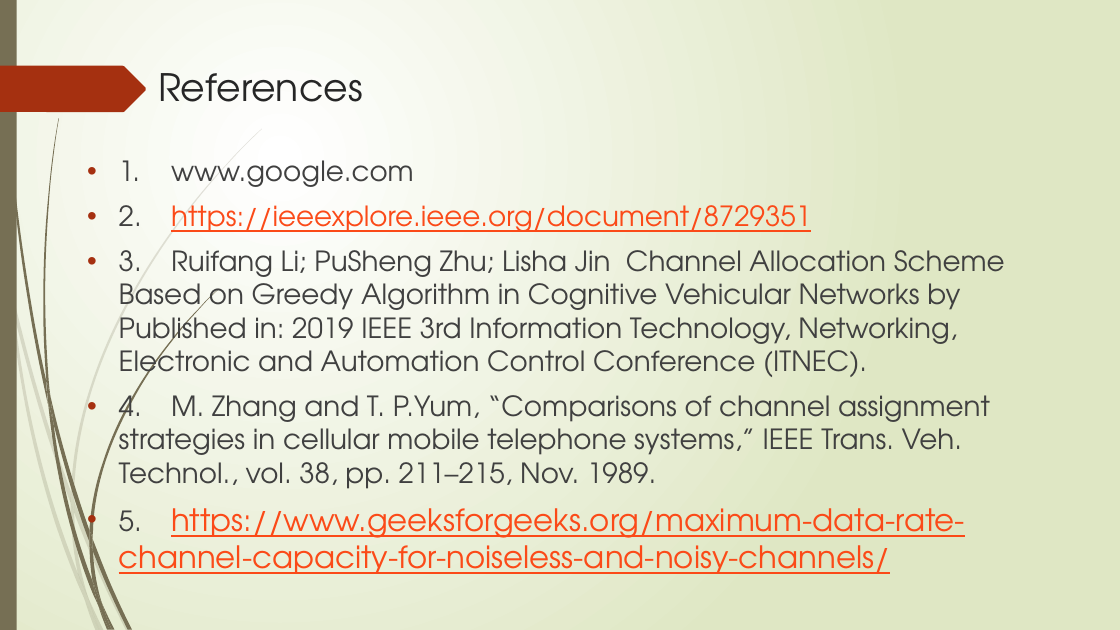
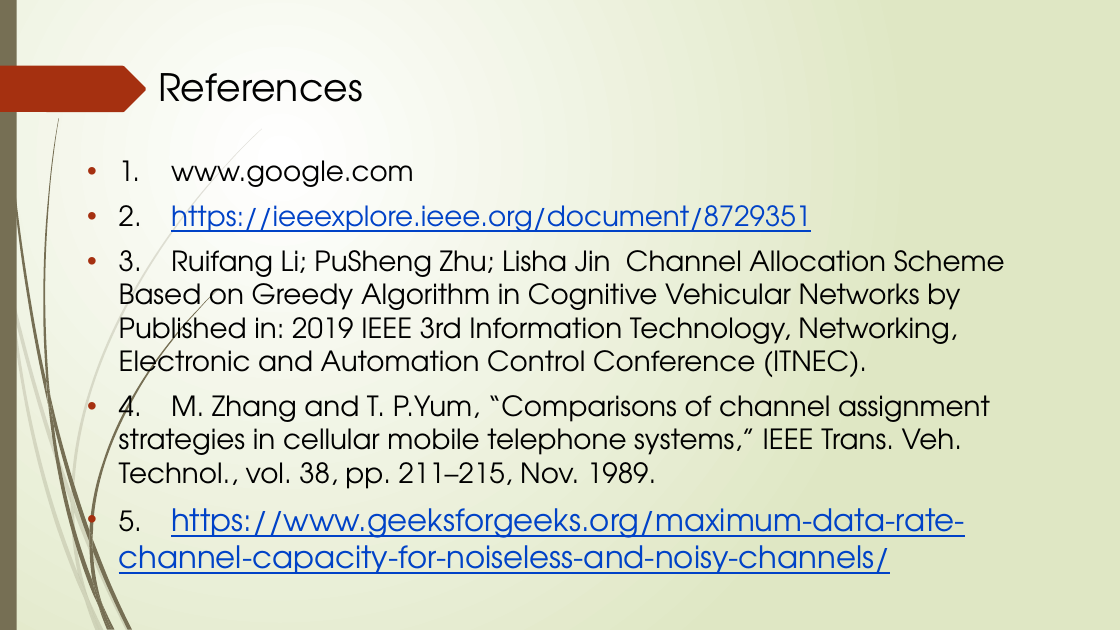
Before and after one commit to debopriyodjghosh/Channel-allocation-web-app, a slide deck: slide 15 of Docs/ppt.pptx (slide 8 before the commit). Drawn at 1120x630 pixels with LibreOffice and Linux fonts; fonts in the diff are those of the drawing. Boxes give left, top, right and bottom in pixels: in the first picture for what was removed or moved away, otherwise in the second. Text is boxed around its words. In the diff, an @@ line names an element or a change of style, - is before the commit and + after.

```diff
--- a/Docs/ppt.pptx
+++ b/Docs/ppt.pptx
@@ title "References" at bbox=[158, 73, 363, 102]: text colour #262626 to #000000 @@
@@ text "1. www.google.com" at bbox=[119, 160, 1005, 574]: text colour #404040 to #000000 in "1. www.google.com", "2.", "3. Ruifang Li; PuSheng Zhu; Lisha Jin ...", "4. M. Zhang and T. P.Yum, “Comparisons ..." and 1 more places; text colour #FB4A18 to #0042C7 in "https://ieeexplore.ieee.org/document/8729351", "https://www.geeksforgeeks.org/maximum-data-rate-channel-capa ..." @@
```
Also in this commit, not shown: 6 other slides changed, 7 slides added, 2 other files.
